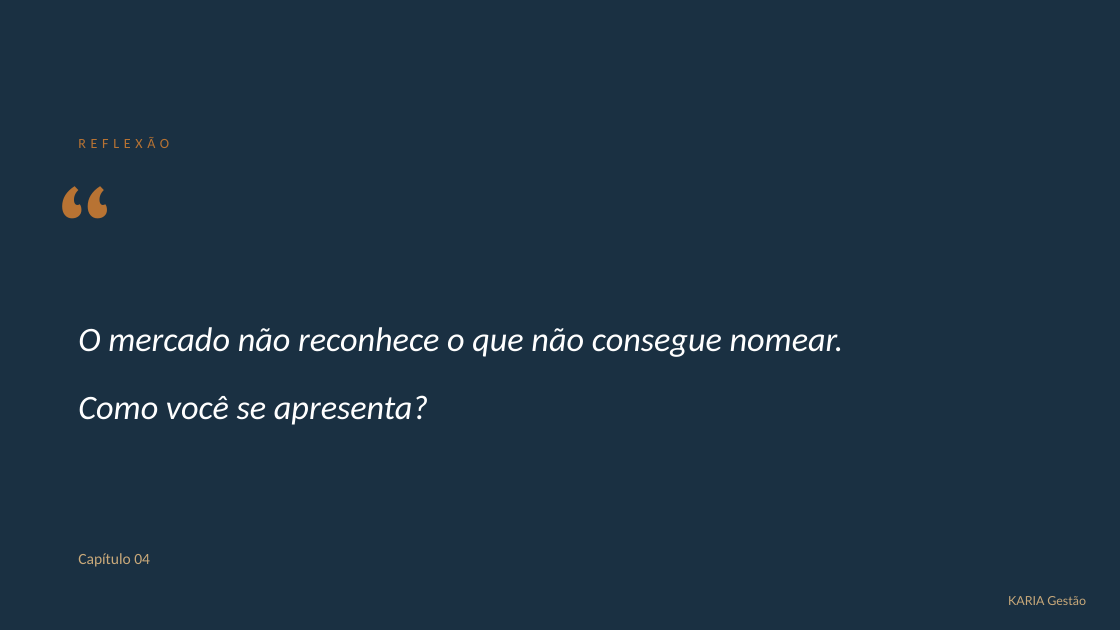
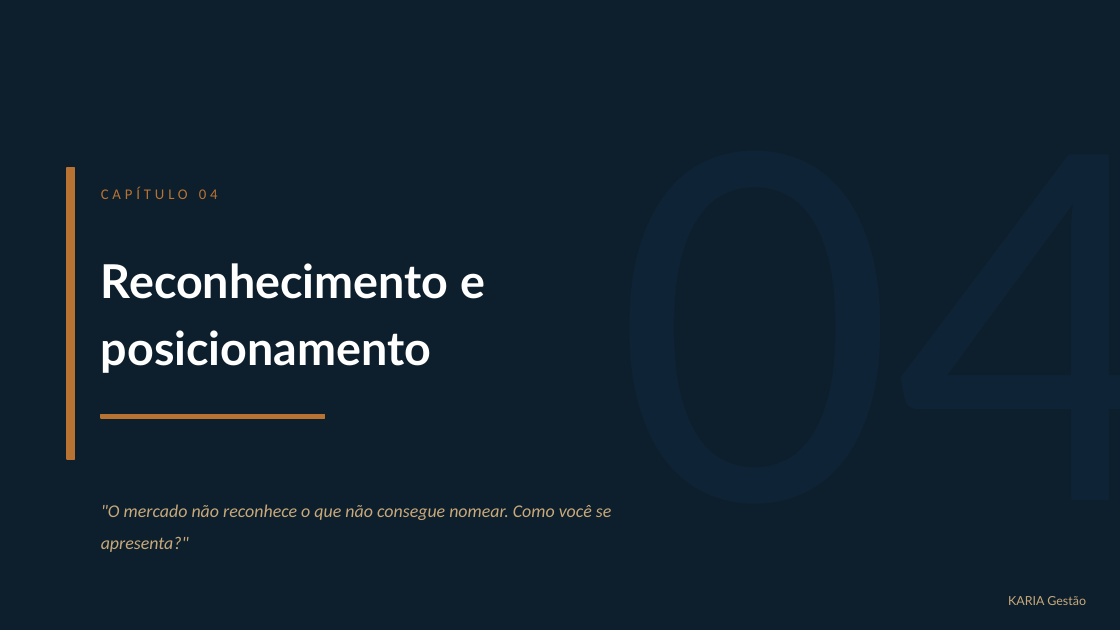
Before and after one commit to kariagestao/kariagestao.github.io, a slide deck: slide 10 of codigo-controller.pptx (slide 24 before the commit). Drawn at 1120x630 pixels with LibreOffice and Linux fonts; fonts in the diff are those of the drawing. Boxes give left, top, right and bottom in pixels: in the first picture for what was removed or moved away, otherwise in the second. Text is boxed around its words. In the diff, an @@ line names an element or a change of style, - is before the commit and + after.

```diff
--- a/codigo-controller.pptx
+++ b/codigo-controller.pptx
@@ background #1A3042 to #0D1F2D @@
@@ text added at (616, 25, 1120, 604), 310 pt, text #0E2436 @@
+04
@@ text removed at (78, 137, 169, 148) @@
-REFLEXÃO
@@ text removed at (56, 162, 179, 297) @@
-“
@@ rectangle added at (67, 168, 75, 459), fill #B87333, outline #B87333 1 pt @@
@@ text at (101, 186, 218, 199): text changed; size 10 to 9.5 pt; text colour #C9A97A to #B87333 @@
-Capítulo 04
+CAPÍTULO 04
@@ text added at (101, 263, 485, 373), 30 pt, text #FFFFFF, bold @@
+Reconhecimento e posicionamento
@@ rectangle added at (101, 414, 325, 419), fill #B87333, outline #B87333 1 pt @@
@@ text at (101, 504, 612, 552): text changed; size 22 to 11.5 pt; text colour #FFFFFF to #C9A97A @@
-O mercado não reconhece o que não consegue nomear.
-Como você se apresenta?
+"O mercado não reconhece o que não consegue nomear. Como você se apresenta?"
```
Also in this commit, not shown: 11 other slides changed, 2 slides added, 18 slides removed.
